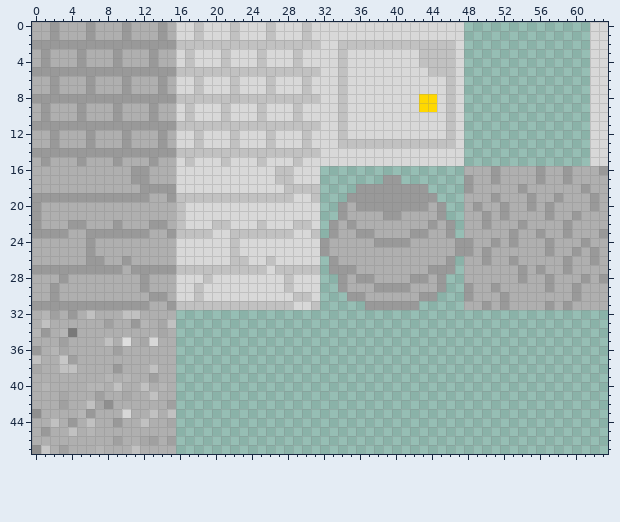
Two states of a pixel-art sprite, curses/data/textures/tiles.png. Above: the version before the commit.
The file is 64x48 pixels. Colours within 5 levels of each other are drawn and written as one.
After the commit:
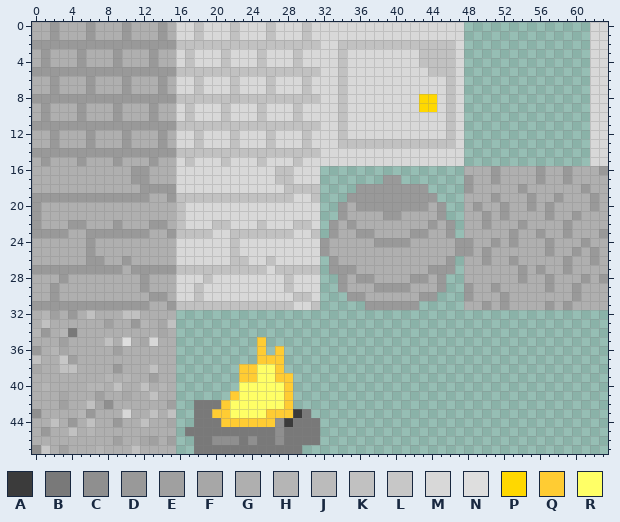
Palette (. is transparent): A #3b3b3b  B #797979  C #8f8f8f  D #999999  E #a0a0a0  F #a7a7a7  G #afafaf  H #b5b5b5  J #bbbbbb  K #c1c1c1  L #c7c7c7  M #d8d8d8  N #dedede  P #ffd800  Q #ffcc33  R #ffff66
Difference:
@@ x 15..33 @@
 34 G..................
-35 G..................
-36 G..................
-37 G..................
-38 G..................
-39 G..................
-40 G..................
-41 G..................
-42 E..................
-43 K..................
-44 F..................
-45 G..................
-46 E..................
-47 G..................
+35 G.........Q........
+36 G.........Q.Q......
+37 G.........QQQ......
+38 G.......QQRRQ......
+39 G.......QQRRQQ.....
+40 G.......RRRRRQ.....
+41 G......QRRRRRQ.....
+42 E..BBBQRRRRRRQ.....
+43 K..BBQQRRRRQQQAB...
+44 F..BBBQQQQQQCABBB..
+45 G.BBBBBBBBBBCBBBB..
+46 E..BBCCCBCBBCBBBB..
+47 G..BBBBBBBBBBBB....
